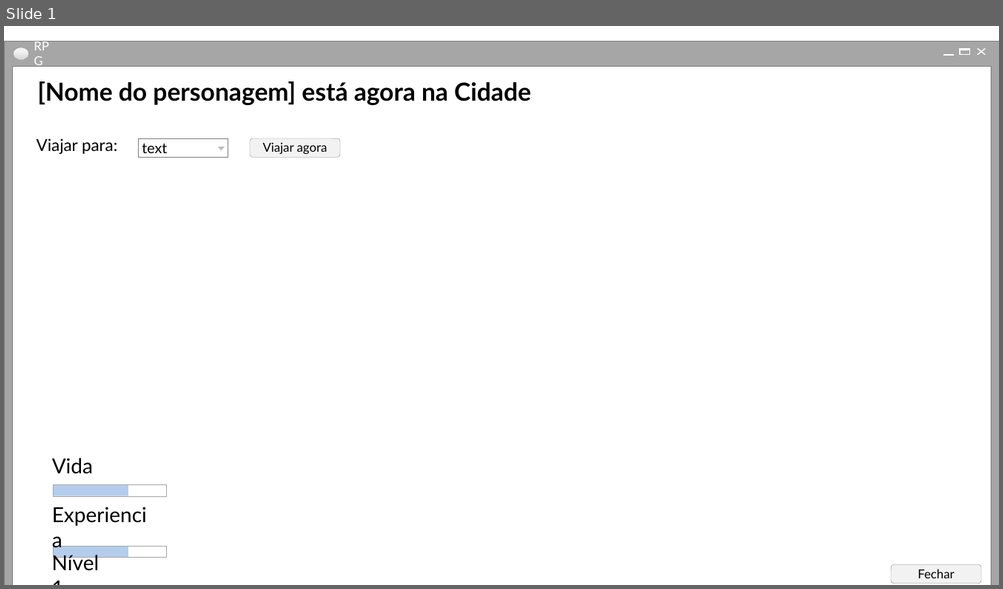
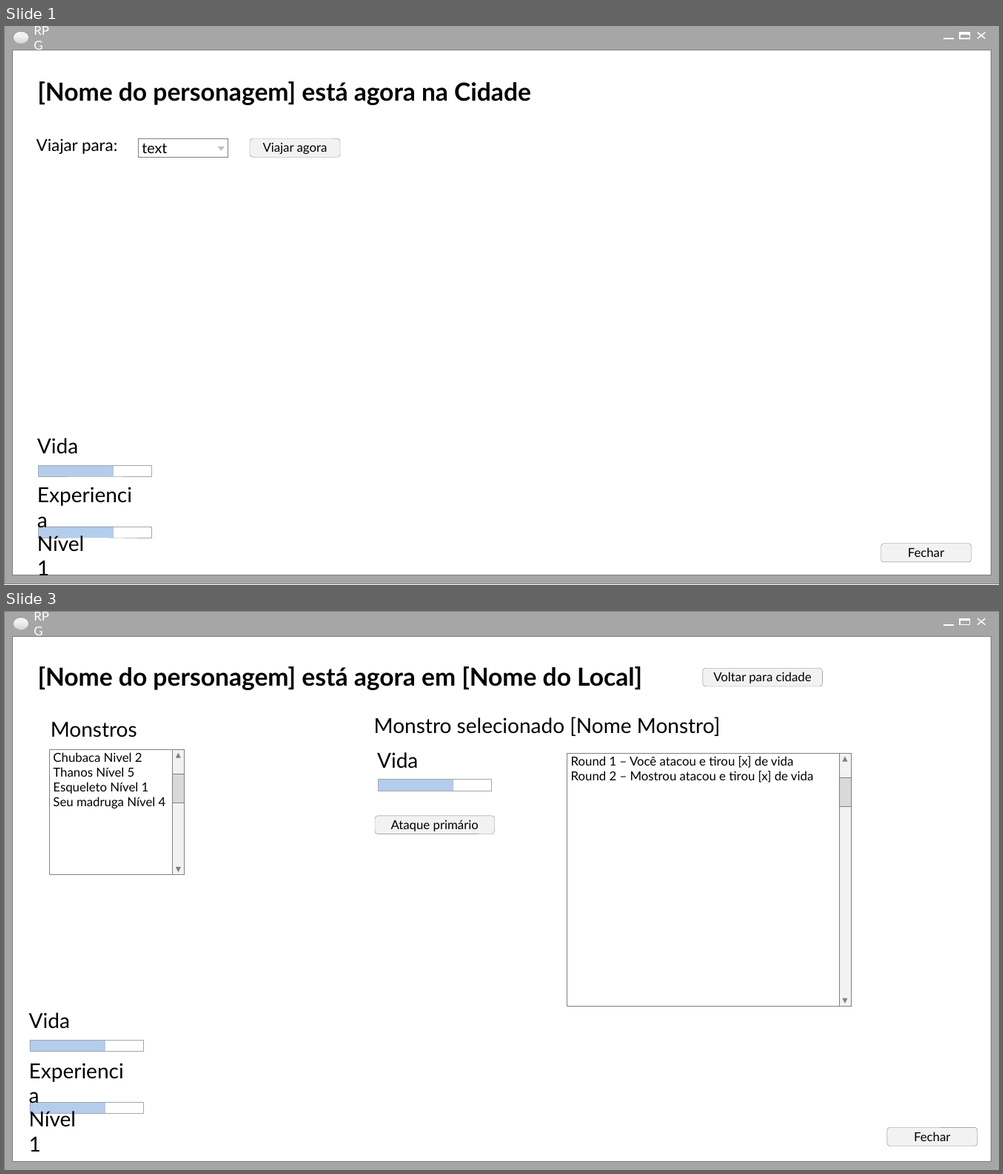
Before and after one commit to gabriel-sk-dev/clak-progr-I, a slide deck: Aula 14/RpgComTelas/RpgComTelas/Prototipacao.pptx. Shown one above the other, each under a label of ours: slide 1 before the commit, slides 1 and 3 after it; the slides between them are not shown. The pictures are 1003x589 and 1003x1174 pixels, drawn with LibreOffice and Linux fonts; fonts in the diff are those of the drawing. Boxes give left, top, right and bottom in pixels: in the first picture for what was removed or moved away, otherwise in the second. Text is boxed around its words. In the diff, an @@ line names an element or a change of style, - is before the commit and + after.

```diff
--- a/Aula 14/RpgComTelas/RpgComTelas/Prototipacao.pptx
+++ b/Aula 14/RpgComTelas/RpgComTelas/Prototipacao.pptx
@@ slide 3 added at [4,611,999,1170], background #FFFFFF @@
@@ group added at [4,611,999,1170]: 5 rectangles, 2 lines, 1 text, 1 ellipse @@
+RPG
@@ text added at [38,667,642,690], 24 pt, text #000000, bold @@
+[Nome do personagem] está agora em [Nome do Local]
@@ rounded rectangle added at [703,669,822,687], fill #F2F2F2, outline #808080 0.25 pt, 12 pt, text #000000 @@
+Voltar para cidade
@@ text added at [374,717,720,736], 20 pt, text #000000 @@
+Monstro selecionado [Nome Monstro]
@@ text added at [51,722,137,738], 20 pt, text #000000 @@
+Monstros
@@ text added at [377,752,418,769], 20 pt, text #000000 @@
+Vida
@@ rectangle added at [378,780,453,791], fill #558ED5 at 44% opacity @@
@@ rectangle added at [378,780,491,791], outline #A6A6A6 0.25 pt @@
@@ rounded rectangle added at [375,816,494,834], fill #F2F2F2, outline #808080 0.25 pt, 12 pt, text #000000 @@
+Ataque primário
@@ group added at [50,750,185,875]: 3 rectangles, 2 triangles, 1 text @@
+Chubaca Nivel 2
+Thanos Nível 5
+Esqueleto Nível 1
+Seu madruga Nível 4
@@ group added at [567,754,851,1006]: 3 rectangles, 2 triangles, 1 text @@
+Round 1 – Você atacou e tirou [x] de vida
+Round 2 – Mostrou atacou e tirou [x] de vida
@@ text added at [29,1013,70,1029], 20 pt, text #000000 @@
+Vida
@@ rectangle added at [29,1040,105,1051], fill #558ED5 at 44% opacity @@
@@ rectangle added at [29,1040,143,1051], outline #A6A6A6 0.25 pt @@
@@ text added at [21,1069,141,1098], 20 pt, text #000000 @@
+Experiencia
@@ rectangle added at [29,1102,105,1114], fill #558ED5 at 44% opacity @@
@@ rectangle added at [29,1102,143,1114], outline #A6A6A6 0.25 pt @@
@@ text added at [29,1109,76,1152], 20 pt, text #000000 @@
+Nível 1
@@ rounded rectangle added at [887,1128,977,1147], fill #F2F2F2, outline #808080 0.25 pt, 12 pt, text #000000 @@
+Fechar
@@ slide 1 changed as well @@
@@ 5 rectangles, 2 lines, 1 text, 1 ellipse: place and size @@
-5 rectangles, 2 lines, 1 text, 1 ellipse at [4,41,999,585]
+5 rectangles, 2 lines, 1 text, 1 ellipse at [4,26,999,584]
@@ text "Vida": place and size @@
-text "Vida" at [52,458,93,474]
+text "Vida" at [37,438,78,454]
@@ 4 rectangles, 2 texts: place and size @@
-4 rectangles, 2 texts at [44,486,166,571]
+4 rectangles, 2 texts at [30,466,152,580]
@@ rounded rectangle "Fechar": place and size @@
-rounded rectangle "Fechar" at [891,565,982,584]
+rounded rectangle "Fechar" at [881,544,971,562]
```
Also in this commit, not shown: 1 other slide added.
